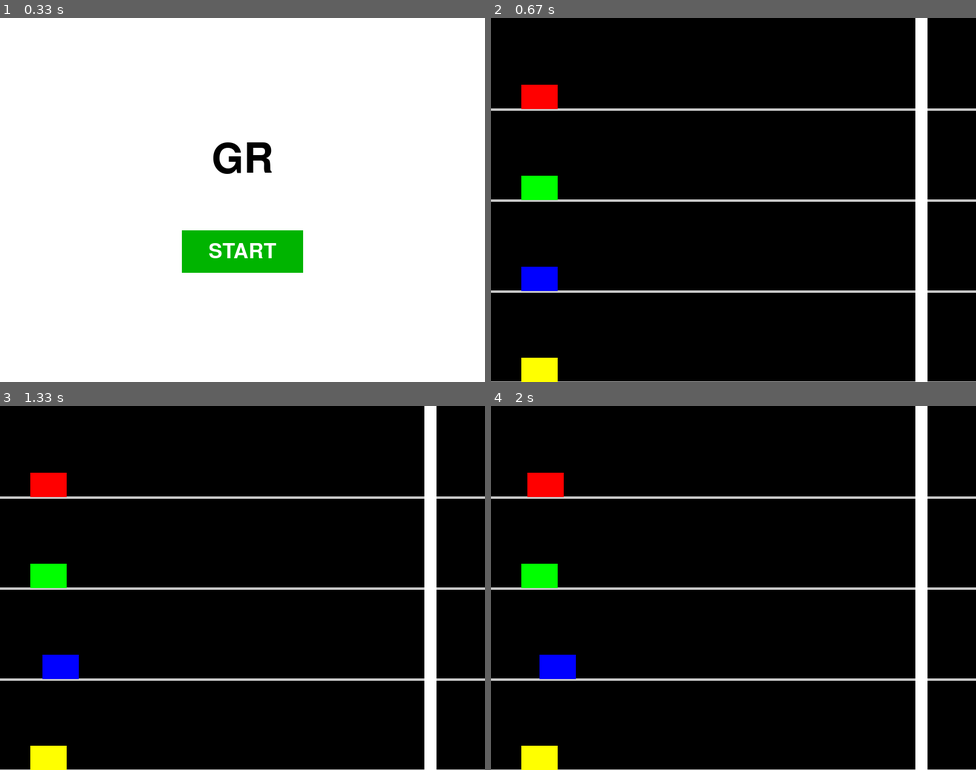
Above: before the commit, frames 1-4 (two rows, left to right).
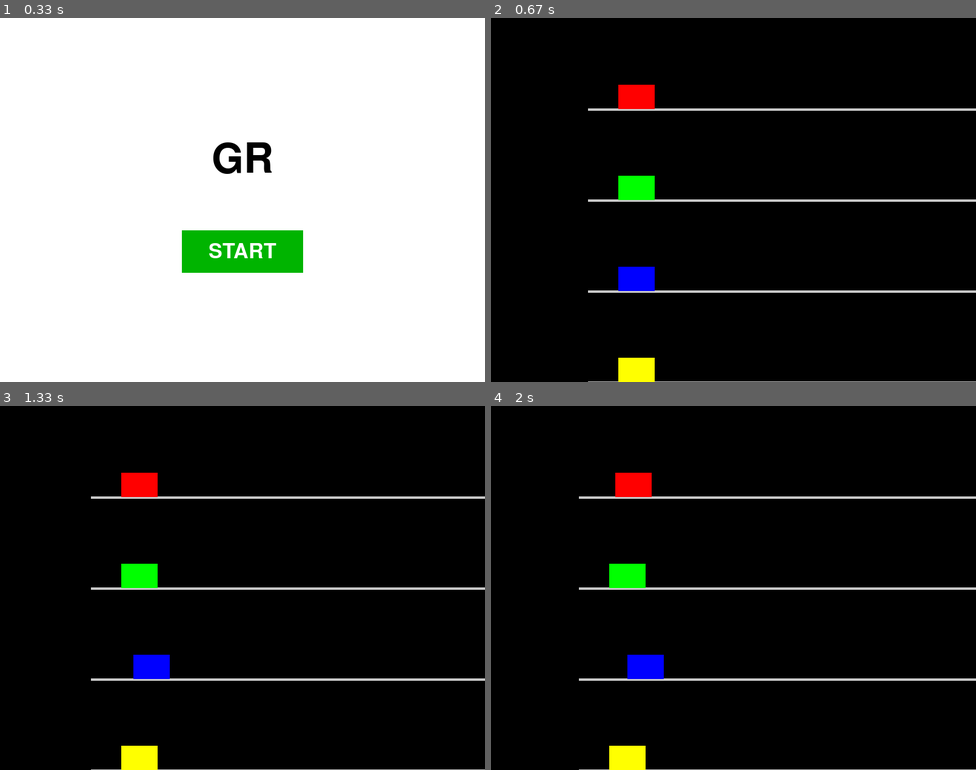
Above: after the commit, the same moments.

Repository: sjlee081010/pygame
Game: pygame game, started from main.py
The game is run twice, just before and just after one commit, with the same random seed, the same clock (stepped at 60 frames per second) and the same inputs.
Inputs:
- Up to frame 1 (0.33 s): no input
- Up to frame 2 (0.67 s): click "START" at 0.38 s
- Up to frame 3 (1.33 s): hold Right 0.67-1.13 s; hold Right from 1.17 s (still down)
- Up to frame 4 (2 s): release Right at 1.63 s; hold Right from 1.67 s (still down); tap D at 1.82 s

Frame 1 is identical in both runs. In frame 2, 6.9% of the frame differs, in the area x 0-90%, y 0-100%; in frame 3, 6.9%; in frame 4, 6.8%.

Commit message:
트랙 길이 늘림 + 뒤쳐지면 표기

Diff:
--- a/main.py
+++ b/main.py
@@ -4,7 +4,14 @@
 
 pygame.init()
 
-WIDTH, HEIGHT = 800, 600
+# --- NEW: Define Track Length ---
+TRACK_LENGTH = 1500  # You can adjust this value for desired track length
+
+# Calculate WIDTH based on track length for full visibility, or keep it fixed
+# If you want the window to dynamically fit the track, uncomment the next line:
+# WIDTH, HEIGHT = TRACK_LENGTH + 200, 600 # Add some padding
+WIDTH, HEIGHT = 800, 600 # Keeping original width for demonstration; scrolling might be needed for longer tracks
+
 WIN = pygame.display.set_mode((WIDTH, HEIGHT))
 pygame.display.set_caption("GR - 광클 레이싱")
 
@@ -14,11 +21,15 @@
 BLACK = (0, 0, 0)
 RED = (255, 0, 0)
 GREEN = (0, 180, 0)
+BLUE = (0, 0, 255)
+YELLOW = (255, 255, 0)
+ORANGE = (255, 165, 0) # For indicator if needed
 
 FPS = 60
 clock = pygame.time.Clock()
 
 FONT = pygame.font.SysFont(None, 50)
+SMALL_FONT = pygame.font.SysFont(None, 30) # New font for indicators
 BIG_FONT = pygame.font.SysFont(None, 100)
 
 # 트랙 정보
@@ -37,8 +48,12 @@
 FLASH_DURATION = 3  # 초
 FLASH_INTERVAL = 0.2  # 깜빡이는 간격
 
+# --- Camera/Scrolling variables ---
+camera_x = 0
+camera_speed = 0.5 # Adjust camera scroll speed
+
 def reset_game():
-    global cars, winner, game_over, podium_show_time, flash_start_time
+    global cars, winner, game_over, podium_show_time, flash_start_time, camera_x
     cars = []
     for i in range(TRACK_COUNT):
         track_y = TRACK_HEIGHT * (i + 1)
@@ -49,6 +64,7 @@
     game_over = False
     podium_show_time = None
     flash_start_time = None  # 반짝이기 시간 초기화
+    camera_x = 0 # Reset camera position on new game
 
 def start_screen():
     start_button_rect = pygame.Rect(WIDTH//2 - 100, HEIGHT//2 + 50, 200, 70)
@@ -60,7 +76,7 @@
         pygame.draw.rect(WIN, GREEN, start_button_rect)
         start_text = FONT.render("START", True, WHITE)
         WIN.blit(start_text, (start_button_rect.centerx - start_text.get_width()//2,
-                              start_button_rect.centery - start_text.get_height()//2))
+                               start_button_rect.centery - start_text.get_height()//2))
 
         for event in pygame.event.get():
             if event.type == pygame.QUIT:
@@ -74,6 +90,7 @@
         clock.tick(30)
 
 def show_podium_screen():
+    # Sort cars by their final x-position to determine rank
     ranked_cars = sorted(enumerate(cars), key=lambda x: -x[1].x)
     rankings = [index for index, _ in ranked_cars]
 
@@ -83,26 +100,33 @@
         WIN.blit(info_text, (WIDTH // 2 - info_text.get_width() // 2, 20))
 
         podium_width = 100
-        podium_heights = {1: 200, 2: 150, 3: 100, 4: 0}
-        total_podiums = 4
+        podium_heights = {1: 200, 2: 150, 3: 100, 4: 0} # Heights for 1st, 2nd, 3rd, 4th (4th is ground level)
+        total_podiums = TRACK_COUNT
         total_width = podium_width * total_podiums
         start_x = WIDTH // 2 - total_width // 2
         base_y = HEIGHT * 3 // 4
 
-        draw_order = [3, 1, 2, 4]
+        # Drawing order for podium, 1st in middle, 2nd left, 3rd right
+        # Adjust this order if you have more than 4 players, or want a different look
+        draw_order = [3, 1, 2, 4] # Assuming 4 players
 
         for i, rank in enumerate(draw_order):
-            if rank > len(rankings):
+            if rank > len(rankings): # Handle cases with fewer players than TRACK_COUNT
                 continue
-            player_idx = rankings[rank - 1]
+            player_idx = rankings[rank - 1] # Get original player index from rank
             color = CAR_COLORS[player_idx]
-            height = podium_heights[rank]
+            height = podium_heights.get(rank, 0) # Get height for rank, default to 0 for ranks > 3
             x = start_x + i * podium_width
             y = base_y - height
 
+            # Draw podium block
             if height > 0:
                 pygame.draw.rect(WIN, GRAY, (x, y, podium_width, height))
-            pygame.draw.rect(WIN, color, (x + 20, y - 40, 60, 40))
+
+            # Draw car on podium (adjusted position)
+            pygame.draw.rect(WIN, color, (x + (podium_width - CAR_WIDTH)//2, y - CAR_HEIGHT, CAR_WIDTH, CAR_HEIGHT))
+
+            # Draw rank number
             place_text = FONT.render(str(rank), True, BLACK)
             WIN.blit(place_text, (x + podium_width // 2 - place_text.get_width() // 2, y + 10))
 
@@ -119,10 +143,11 @@
 
 def game_loop():
     reset_game()
-    finish_line_x = WIDTH - 100
+    # --- MODIFIED: Finish line based on TRACK_LENGTH ---
+    finish_line_x = START_X + TRACK_LENGTH
     finish_line = pygame.Rect(finish_line_x, 0, 20, HEIGHT)
 
-    global game_over, winner, podium_show_time, flash_start_time
+    global game_over, winner, podium_show_time, flash_start_time, camera_x
 
     while True:
         clock.tick(FPS)
@@ -143,23 +168,76 @@
                             podium_show_time = time.time()
                             flash_start_time = time.time()
 
+        # --- Camera/Scrolling Logic ---
+        # Find the leading car
+        leading_car_x = 0
+        if cars:
+            leading_car_x = max(car.x for car in cars)
+
+        # Adjust camera to follow the leading car, but don't scroll past the start or end of the track
+        target_camera_x = leading_car_x - WIDTH // 2 + CAR_WIDTH // 2
+
+        # Ensure camera doesn't go too far left (past 0)
+        camera_x = max(0, camera_x)
+
+        # Ensure camera doesn't go too far right (past the end of the track)
+        # The maximum scrollable position is when the right edge of the window aligns with the finish line
+        # minus the window width, plus some padding (e.g., 100 for the finish line width itself)
+        max_camera_x = max(0, finish_line_x + finish_line.width - WIDTH)
+
+        # Only update camera_x if game is not over
+        if not game_over:
+            # Smoothly move camera towards target
+            camera_x += (target_camera_x - camera_x) * camera_speed
+            camera_x = min(camera_x, max_camera_x) # Clamp camera to max scroll
+
+        # Draw elements relative to the camera
+
         # 트랙 그리기
         for i in range(TRACK_COUNT):
             y = TRACK_HEIGHT * (i + 1)
-            pygame.draw.line(WIN, GRAY, (0, y), (WIDTH, y), 4)
+            pygame.draw.line(WIN, GRAY, (0 - camera_x, y), (TRACK_LENGTH + START_X + 100 - camera_x, y), 4) # Extend line draw
 
         # 차량 그리기
         for idx, car in enumerate(cars):
-            pygame.draw.rect(WIN, CAR_COLORS[idx], car)
+            # Draw car at its actual position minus camera_x
+            current_car_x_on_screen = car.x - camera_x
+            pygame.draw.rect(WIN, CAR_COLORS[idx], car.move(-camera_x, 0))
 
             # 골 이펙트: 골인한 자동차에 흰색 테두리 반짝임
             if game_over and (idx + 1) == winner:
                 if flash_start_time and time.time() - flash_start_time < FLASH_DURATION:
                     if int((time.time() - flash_start_time) / FLASH_INTERVAL) % 2 == 0:
-                        pygame.draw.rect(WIN, WHITE, car, 4)  # 흰색 테두리
-
-        # 골라인 그리기
-        pygame.draw.rect(WIN, WHITE, finish_line)
+                        pygame.draw.rect(WIN, WHITE, car.move(-camera_x, 0), 4)  # 흰색 테두리
+
+            # --- Trailing Player Indicator ---
+            # If a car is off-screen to the left, draw an indicator
+            if current_car_x_on_screen + CAR_WIDTH < 0: # Car is completely off-screen to the left
+                indicator_x = 10 # Position of the indicator on the left edge
+                indicator_y = car.y + CAR_HEIGHT // 2 # Center vertically on the car's track
+
+                # Draw a simple circle or triangle indicator
+                # pygame.draw.circle(WIN, CAR_COLORS[idx], (indicator_x, indicator_y), 15)
+                # pygame.draw.polygon(WIN, CAR_COLORS[idx], [(indicator_x, indicator_y - 15), (indicator_x + 20, indicator_y), (indicator_x, indicator_y + 15)])
+
+                # Draw player number on the indicator
+                player_num_surf = SMALL_FONT.render(str(idx + 1), True, WHITE) # Use white text on color
+
+                # Draw a background rectangle for the number for better visibility
+                indicator_rect_padding = 5
+                indicator_rect_width = player_num_surf.get_width() + 2 * indicator_rect_padding
+                indicator_rect_height = player_num_surf.get_height() + 2 * indicator_rect_padding
+                indicator_rect = pygame.Rect(indicator_x, indicator_y - indicator_rect_height // 2, indicator_rect_width, indicator_rect_height)
+
+                # Draw the background rectangle with the car's color
+                pygame.draw.rect(WIN, CAR_COLORS[idx], indicator_rect, border_radius=5)
+
+                # Blit the player number text
+                WIN.blit(player_num_surf, (indicator_rect.centerx - player_num_surf.get_width() // 2,
+                                           indicator_rect.centery - player_num_surf.get_height() // 2))
+
+        # 골라인 그리기 (relative to camera)
+        pygame.draw.rect(WIN, WHITE, finish_line.move(-camera_x, 0))
 
         if game_over:
             if winner is not None:
